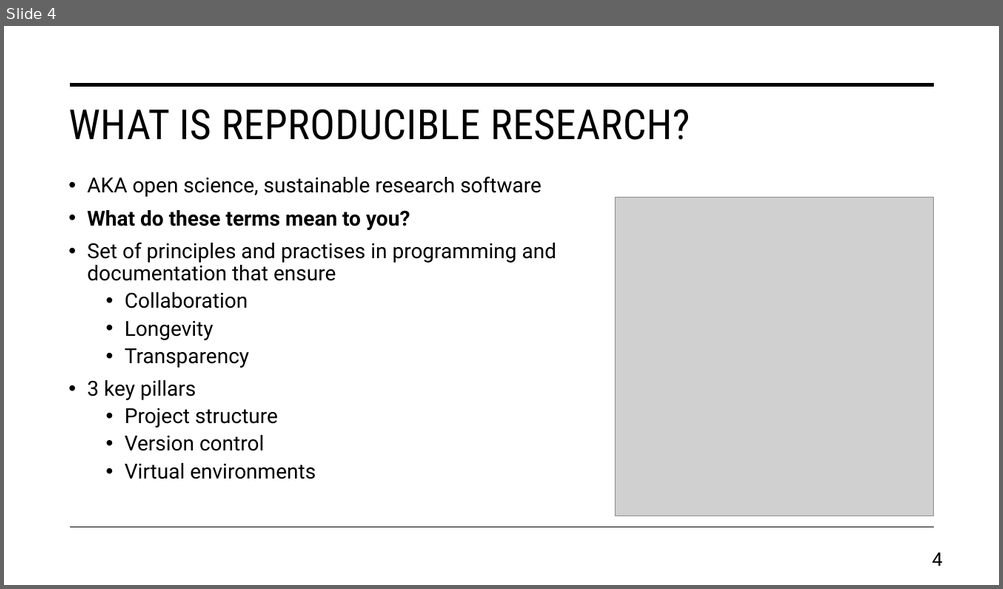
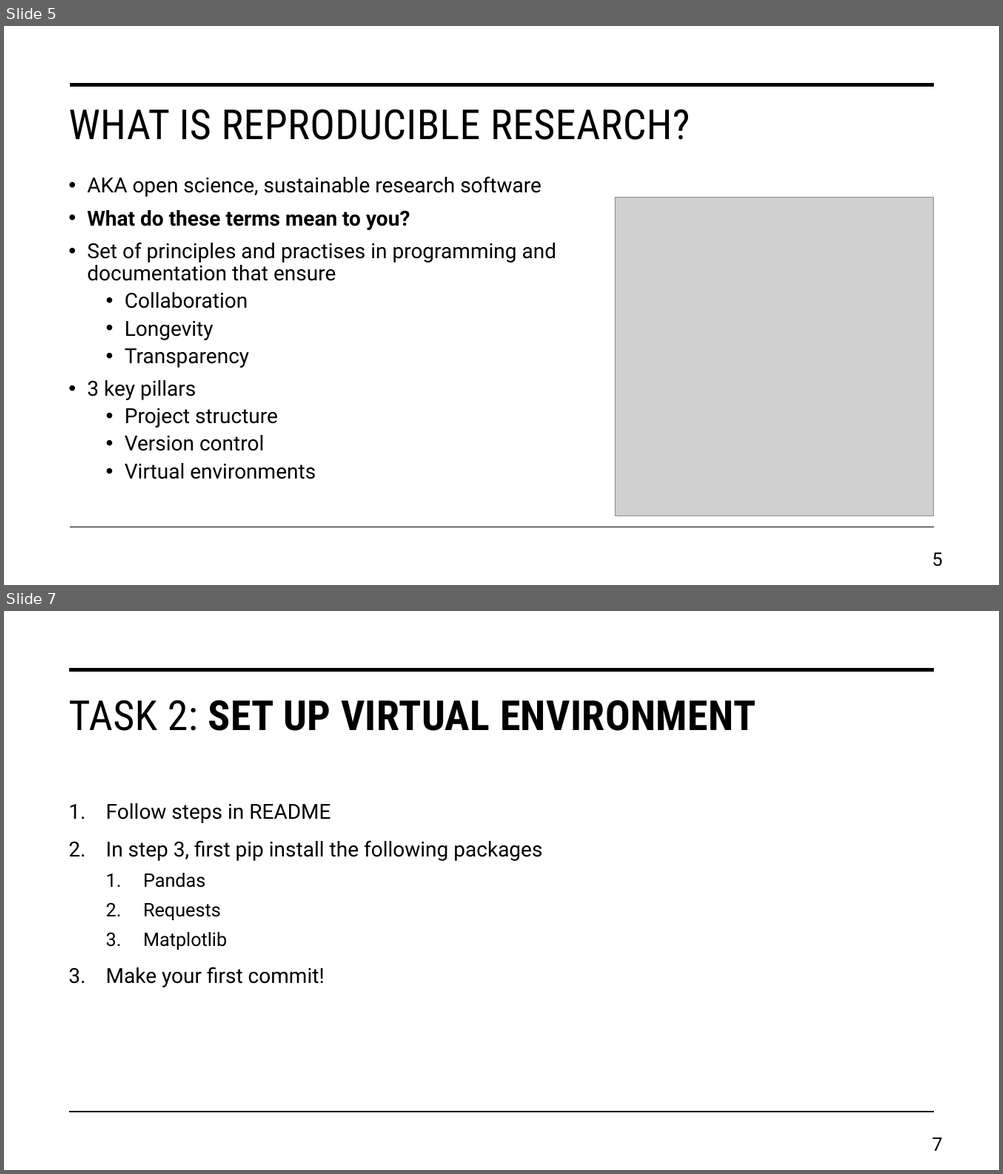
Before and after one commit to daniel-wrench/snap-research-template, a slide deck: doc/workshop_slides.pptx. Shown one above the other, each under a label of ours: slide 4 before the commit, slides 5 and 7 after it; the slides between them are not shown. The pictures are 1003x589 and 1003x1174 pixels, drawn with LibreOffice and Linux fonts; fonts in the diff are those of the drawing; grey boxes stand for pictures. Boxes give left, top, right and bottom in pixels: in the first picture for what was removed or moved away, otherwise in the second. Text is boxed around its words. In the diff, an @@ line names an element or a change of style, - is before the commit and + after.

```diff
--- a/doc/workshop_slides.pptx
+++ b/doc/workshop_slides.pptx
@@ slide 7 added at box(4, 611, 999, 1170), background #FFFFFF @@
@@ line added from (70, 670) to (933, 670), #000000 3.5 pt @@
@@ title added at box(68, 700, 756, 731), 40 pt, text #000000, bold @@
+TASK 2: SET UP VIRTUAL ENVIRONMENT
@@ text added at box(106, 803, 542, 988), 20 pt, text #000000 @@
+1. Follow steps in README
+2. In step 3, first pip install the following packages
+  1. Pandas
+  2. Requests
+  3. Matplotlib
+3. Make your first commit!
@@ line added from (70, 1113) to (933, 1113), #000000 1 pt @@
@@ page number added at box(932, 1138, 942, 1151), 18 pt, text #000000 @@
+7
@@ what was slide 4 is now slide 5 @@
@@ page number at box(932, 553, 942, 567): text changed @@
-4
+5
```
Also in this commit, not shown: 4 slides changed, 4 other slides added, 3 other files.
